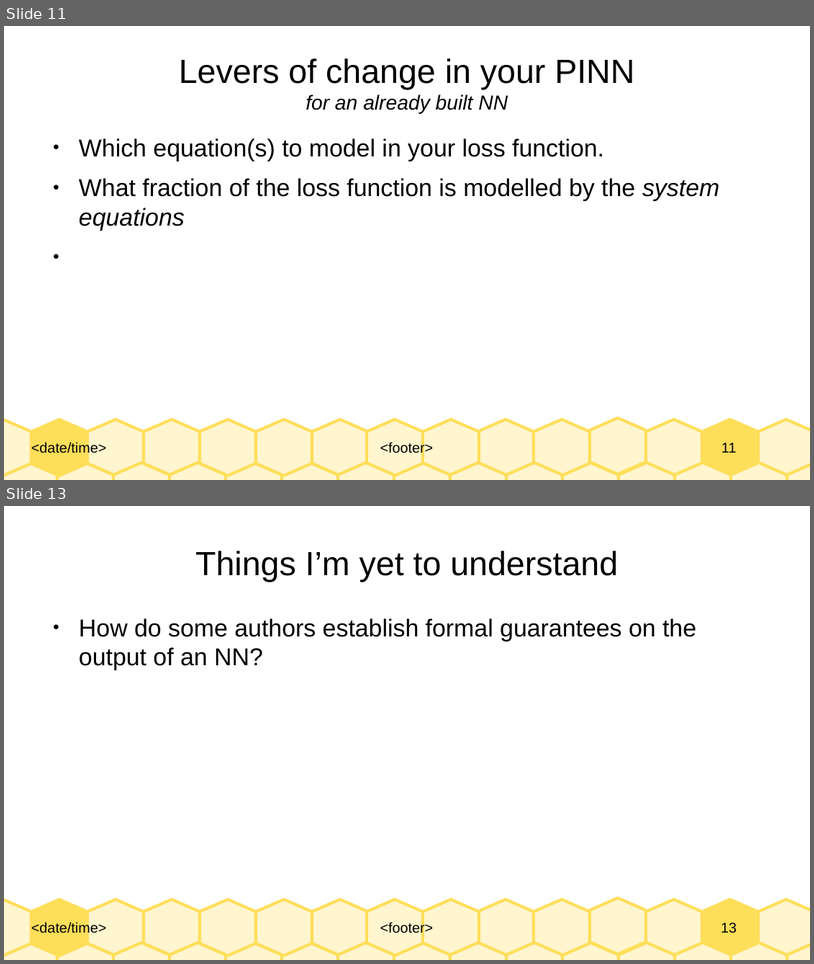
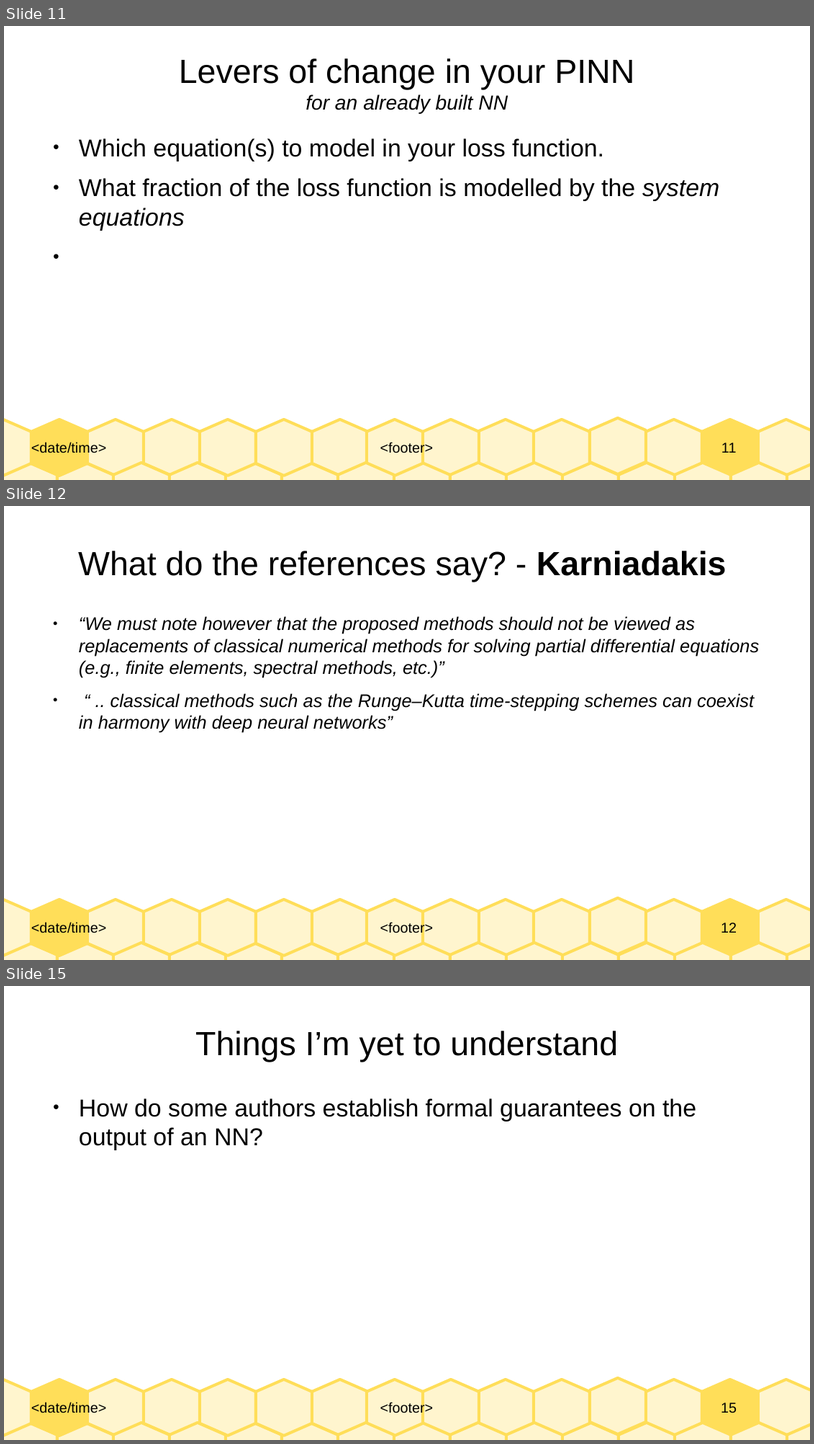
Before and after one commit to Realife-Brahmin/OriginalDocsHub, a slide deck: research_showcase/physicsInformedNeuralNetworks_aryan_ritwajeet_jha.odp. Shown one above the other, each under a label of ours: slides 11 and 13 before the commit, slides 11, 12 and 15 after it; the slides between them are not shown. The pictures are 814x964 and 814x1444 pixels, drawn with LibreOffice and Linux fonts; fonts in the diff are those of the drawing. Boxes give left, top, right and bottom in pixels: in the first picture for what was removed or moved away, otherwise in the second. Text is boxed around its words. In the diff, an @@ line names an element or a change of style, - is before the commit and + after.

```diff
--- a/research_showcase/physicsInformedNeuralNetworks_aryan_ritwajeet_jha.odp
+++ b/research_showcase/physicsInformedNeuralNetworks_aryan_ritwajeet_jha.odp
@@ slide 12 added at bbox=[4, 506, 810, 960], background #FFFFFF; not listed: 33 template elements that a slide beside it also shows @@
@@ title added at bbox=[78, 551, 727, 582], 33 pt, text #000000 @@
+What do the references say? - Karniadakis
@@ text added at bbox=[79, 616, 759, 733], 18 pt, text #000000, italic @@
+● “We must note however that the proposed methods should not be viewed as replacements of classical numerical methods for solving partial differential equations (e.g., finite elements, spectral methods, etc.)”
+● “ .. classical methods such as the Runge–Kutta time-stepping schemes can coexist in harmony with deep neural networks”
@@ what was slide 13 is now slide 15 @@
@@ page number at bbox=[721, 1402, 737, 1413]: text changed @@
-13
+15
```
Also in this commit, not shown: 5 slides changed, 1 other slide added, 1 other file.
